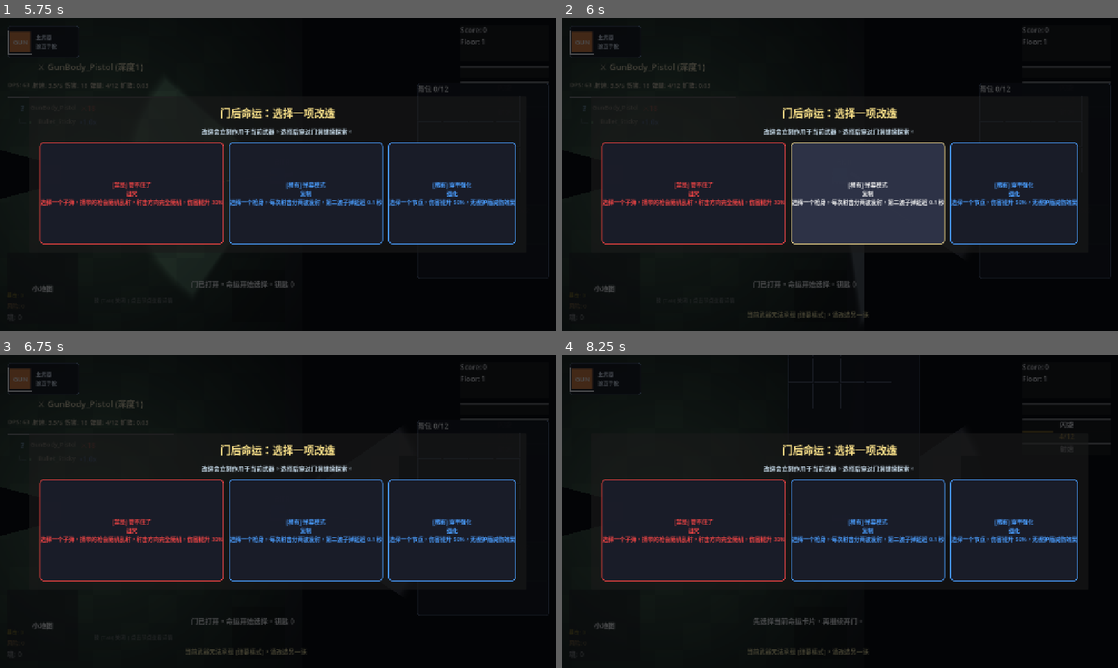
Above: before the commit, frames 1-4 (two rows, left to right).
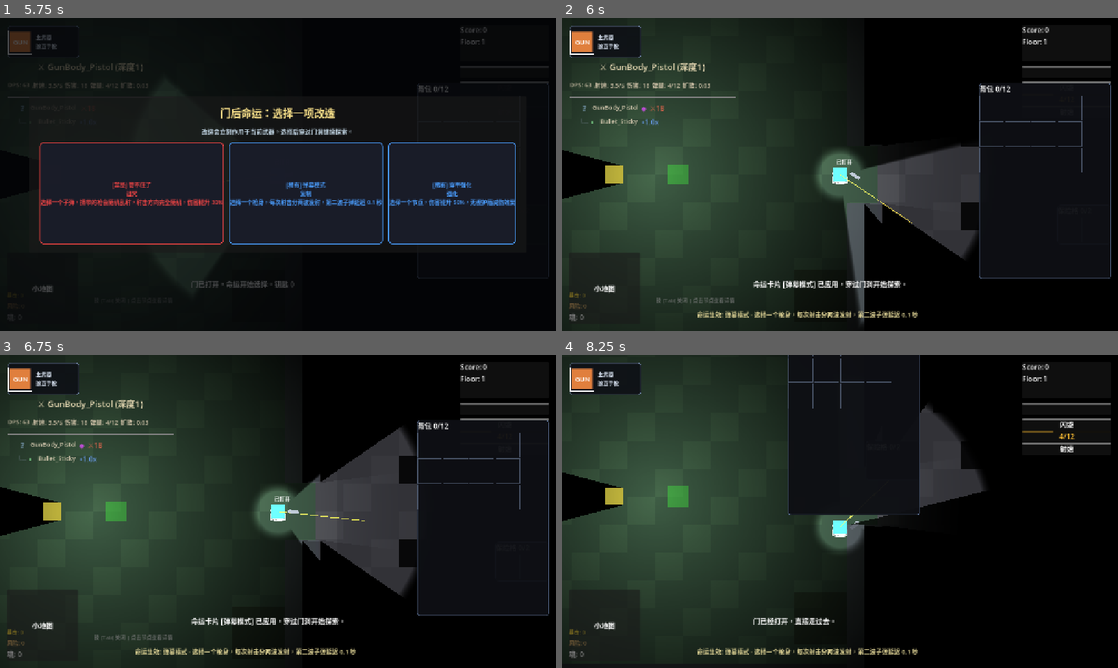
Above: after the commit, the same moments.

Repository: summercard/ShellStorm2
Game: Godot game, scene res://scenes/BaseMenu.tscn
The game is run twice, just before and just after one commit, with the same random seed, the same clock (stepped at 60 frames per second) and the same inputs.
Inputs (mouse positions are in pixels of both pictures, inside the frame that each line leads up to):
- Up to frame 1 (5.75 s): click "进入任务" at 0.5 s; tap Enter at 1.25 s; move the mouse to (400, 158) at 1.27 s; hold D (move_right) 1.28-2 s; tap Shift (dash) at 1.35 s; click (400, 158) at 1.42 s; drag from (166, 190) to (350, 174) at 2.02 s; move the mouse to (333, 105) at 2.77 s; press the mouse at (333, 105) at 2.78 s; hold D (move_right) 2.78-3.5 s; release the mouse at (333, 105) at 3.5 s; drag from (250, 237) to (283, 174) at 3.52 s; tap Space at 4.25 s; move the mouse to (444, 221) at 4.27 s; hold A (move_left) 4.28-5 s; tap I at 4.35 s; click "[禁忌] 管不住了 诅咒 选择一个子弹，携带的枪会随机乱射…" at 5 s
- Up to frame 2 (6 s): click "[稀有] 弹幕模式 复制 选择一个枪身，每次射击分两波发射…" at 5.75 s
- Up to frame 3 (6.75 s): click (450, 530) at 6.5 s, where only the run before the commit has a clickable "[稀有] 穿甲强化 强化 选择一个节点，伤害提升 50%，…"
- Up to frame 4 (8.25 s): tap Enter at 7.25 s; drag from (1067, 567) to (878, 464) at 7.27 s; tap Space at 8 s; move the mouse to (906, 464) at 8.02 s; hold S (move_down) from 8.03 s (still down); tap Tab at 8.1 s; click (906, 464) at 8.17 s

Frame 1 is identical in both runs. In frame 2, 43% of the frame differs, in the area x 0-99%, y 0-100%; in frame 3, 43%; in frame 4, 46%, in the area x 0-99%, y 0-97%.

Commit message:
feat: 补全命运卡片引擎6个缺失handler（弹跳/连锁/炮台/复制/融合/换弹爆炸）轮次274

Diff:
--- a/src/weapons/FateCardEngine.gd
+++ b/src/weapons/FateCardEngine.gd
@@ -103,6 +103,18 @@
 			result = _apply_mutate_to_homing(card, tree, target_nodes)
 		FateCard.EffectAction.MUTATE_TO_LIVING:
 			result = _apply_mutate_to_living(card, tree, target_nodes)
+		FateCard.EffectAction.MUTATE_TO_BOUNCE:
+			result = _apply_mutate_to_bounce(card, tree, target_nodes)
+		FateCard.EffectAction.MUTATE_TO_CHAIN:
+			result = _apply_mutate_to_chain(card, tree, target_nodes)
+		FateCard.EffectAction.MUTATE_TO_TURRET_ON_LAND:
+			result = _apply_mutate_to_turret(card, tree, target_nodes)
+		FateCard.EffectAction.COPY_NODE:
+			result = _apply_copy_node(card, tree, target_nodes)
+		FateCard.EffectAction.FUSE_DAMAGE:
+			result = _apply_fuse_damage(card, tree, target_nodes)
+		FateCard.EffectAction.EXPLODE_ON_RELOAD:
+			result = _apply_explode_on_reload(card, tree, target_nodes)
 		FateCard.EffectAction.EVERY_NTH_FIRE:
 			result = _apply_every_nth_fire(card, tree, target_nodes)
 		FateCard.EffectAction.CRIT_ON_KILL:
@@ -586,6 +598,221 @@
 	return result
 
 
+## ===== 效果执行：MUTATE_TO_BOUNCE =====
+## 子弹变弹跳弹（弹跳弹）
+static func _apply_mutate_to_bounce(
+	card: FateCard, tree: WeaponAssemblyTree, targets: Array[AssemblyNode]
+) -> ApplyResult:
+	var result: ApplyResult = ApplyResult.new()
+	if targets.is_empty():
+		result.error = ApplyError.NO_TARGET
+		return result
+
+	var target: AssemblyNode = targets[0]
+	var bounce_count: int = card.effect.get("bounce_count", 3)
+	var bounce_walls: bool = card.effect.get("bounce_walls", true)
+	var damage_scale: float = card.effect.get("damage_scale", 0.85)
+
+	var stats: Dictionary = target.get_base_stats()
+	stats["bounce"] = true
+	stats["bounce_count"] = bounce_count
+	stats["bounce_walls"] = bounce_walls
+	stats["bounce_damage_scale"] = damage_scale
+	target.set_base_stats(stats)
+	target.tags.append("Fate.Bounce")
+	tree.refresh_stats()
+
+	result.success = true
+	_fate_audio_card_applied()
+	result.modified_nodes = [target]
+	result.effect_value = bounce_count
+	result.message = "Set bounce (count=%d) on %s" % [bounce_count, target.node_name]
+	return result
+
+
+## ===== 效果执行：MUTATE_TO_CHAIN =====
+## 子弹变连锁闪电（连锁闪电）
+static func _apply_mutate_to_chain(
+	card: FateCard, tree: WeaponAssemblyTree, targets: Array[AssemblyNode]
+) -> ApplyResult:
+	var result: ApplyResult = ApplyResult.new()
+	if targets.is_empty():
+		result.error = ApplyError.NO_TARGET
+		return result
+
+	var target: AssemblyNode = targets[0]
+	var chain_count: int = card.effect.get("chain_count", 3)
+	var chain_range: float = card.effect.get("chain_range", 150.0)
+	var chain_damage_scale: float = card.effect.get("chain_damage_scale", 0.7)
+
+	var stats: Dictionary = target.get_base_stats()
+	stats["chain_lightning"] = true
+	stats["chain_count"] = chain_count
+	stats["chain_range"] = chain_range
+	stats["chain_damage_scale"] = chain_damage_scale
+	target.set_base_stats(stats)
+	target.tags.append("Fate.ChainLightning")
+	tree.refresh_stats()
+
+	result.success = true
+	_fate_audio_card_applied()
+	result.modified_nodes = [target]
+	result.effect_value = chain_count
+	result.message = "Set chain lightning (count=%d, range=%.0f) on %s" % [chain_count, chain_range, target.node_name]
+	return result
+
+
+## ===== 效果执行：MUTATE_TO_TURRET_ON_LAND =====
+## 子弹落地生成炮台（落地炮台）
+static func _apply_mutate_to_turret(
+	card: FateCard, tree: WeaponAssemblyTree, targets: Array[AssemblyNode]
+) -> ApplyResult:
+	var result: ApplyResult = ApplyResult.new()
+	if targets.is_empty():
+		result.error = ApplyError.NO_TARGET
+		return result
+
+	var target: AssemblyNode = targets[0]
+	var turret_duration: float = card.effect.get("turret_duration", 8.0)
+	var turret_fire_rate: float = card.effect.get("turret_fire_rate", 2.0)
+
+	var stats: Dictionary = target.get_base_stats()
+	stats["spawn_turret_on_land"] = true
+	stats["turret_duration"] = turret_duration
+	stats["turret_fire_rate"] = turret_fire_rate
+	target.set_base_stats(stats)
+	target.tags.append("Fate.Turret")
+	tree.refresh_stats()
+
+	result.success = true
+	_fate_audio_card_applied()
+	result.modified_nodes = [target]
+	result.effect_value = turret_duration
+	result.message = "Set turret-on-land (duration=%.1fs, rate=%.1f) on %s" % [turret_duration, turret_fire_rate, target.node_name]
+	return result
+
+
+## ===== 效果执行：COPY_NODE =====
+## 复制节点（弹幕模式）
+static func _apply_copy_node(
+	card: FateCard, tree: WeaponAssemblyTree, targets: Array[AssemblyNode]
+) -> ApplyResult:
+	var result: ApplyResult = ApplyResult.new()
+	if targets.is_empty():
+		result.error = ApplyError.NO_TARGET
+		return result
+
+	var target: AssemblyNode = targets[0]
+	var copy_fire_delay: float = card.effect.get("copy_fire_delay", 0.1)
+	var second_wave_damage_scale: float = card.effect.get("second_wave_damage_scale", 0.6)
+
+	var stats: Dictionary = target.get_base_stats()
+	stats["copy_fire"] = true
+	stats["copy_fire_delay"] = copy_fire_delay
+	stats["second_wave_damage_scale"] = second_wave_damage_scale
+	target.set_base_stats(stats)
+	target.tags.append("Fate.CopyFire")
+	tree.refresh_stats()
+
+	result.success = true
+	_fate_audio_card_applied()
+	result.modified_nodes = [target]
+	result.effect_value = copy_fire_delay
+	result.message = "Set copy fire (delay=%.2fs) on %s" % [copy_fire_delay, target.node_name]
+	return result
+
+
+## ===== 效果执行：FUSE_DAMAGE =====
+## 伤害融合（火焰子弹 / 冰霜子弹 / 剧毒子弹）
+## 根据 damage_type 写入子弹属性，Bullet.gd 读取并应用对应视觉/行为
+static func _apply_fuse_damage(
+	card: FateCard, tree: WeaponAssemblyTree, targets: Array[AssemblyNode]
+) -> ApplyResult:
+	var result: ApplyResult = ApplyResult.new()
+	if targets.is_empty():
+		result.error = ApplyError.NO_TARGET
+		return result
+
+	var target: AssemblyNode = targets[0]
+	var damage_type: String = card.effect.get("damage_type", "fire")
+	var dot_damage_per_sec: float = card.effect.get("dot_damage_per_sec", 0.08)
+	var dot_duration: float = card.effect.get("dot_duration", 3.0)
+	var freeze_duration: float = card.effect.get("freeze_duration", 0.5)
+	var freeze_duration_elite: float = card.effect.get("freeze_duration_elite", 0.25)
+	var dot_damage_per_stack: float = card.effect.get("dot_damage_per_stack", 0.05)
+	var max_stacks: int = card.effect.get("max_stacks", 5)
+	var dot_tick_rate: float = card.effect.get("dot_tick_rate", 1.0)
+
+	var stats: Dictionary = target.get_base_stats()
+	stats["fuse_damage"] = true
+	stats["fuse_damage_type"] = damage_type
+	# 通用 DOT 参数
+	stats["dot_damage_per_sec"] = dot_damage_per_sec
+	stats["dot_duration"] = dot_duration
+	stats["dot_damage_per_stack"] = dot_damage_per_stack
+	stats["max_stacks"] = max_stacks
+	stats["dot_tick_rate"] = dot_tick_rate
+	# 冰冻参数
+	stats["freeze_duration"] = freeze_duration
+	stats["freeze_duration_elite"] = freeze_duration_elite
+	target.set_base_stats(stats)
+
+	# 视觉标签 + 视觉特效写入
+	match damage_type:
+		"fire":
+			target.tags.append("Fate.Fire")
+			target.tags.append("Fate.FuseDamage")
+		"ice":
+			target.tags.append("Fate.Ice")
+			target.tags.append("Fate.FuseDamage")
+		"poison":
+			target.tags.append("Fate.Poison")
+			target.tags.append("Fate.FuseDamage")
+		_:
+			target.tags.append("Fate.FuseDamage")
+
+	tree.refresh_stats()
+
+	result.success = true
+	_fate_audio_card_applied()
+	result.modified_nodes = [target]
+	result.effect_value = 1.0
+	result.message = "Set fuse damage (type=%s) on %s" % [damage_type, target.node_name]
+	return result
+
+
+## ===== 效果执行：EXPLODE_ON_RELOAD =====
+## 换弹爆炸（诅咒）
+static func _apply_explode_on_reload(
+	card: FateCard, tree: WeaponAssemblyTree, targets: Array[AssemblyNode]
+) -> ApplyResult:
+	var result: ApplyResult = ApplyResult.new()
+	if targets.is_empty():
+		result.error = ApplyError.NO_TARGET
+		return result
+
+	var target: AssemblyNode = targets[0]
+	var explosion_radius: float = card.effect.get("explosion_radius", 150.0)
+	var explosion_damage_scale: float = card.effect.get("explosion_damage_scale", 0.8)
+	var reload_penalty: float = card.effect.get("reload_penalty", 0.5)
+
+	var stats: Dictionary = target.get_base_stats()
+	stats["explode_on_reload"] = true
+	stats["explosion_radius"] = explosion_radius
+	stats["explosion_damage_scale"] = explosion_damage_scale
+	stats["reload_penalty"] = reload_penalty
+	target.set_base_stats(stats)
+	target.tags.append("Fate.CurseReload")
+	tree.refresh_stats()
+
+	result.success = true
+	_fate_audio_card_applied()
+	result.modified_nodes = [target]
+	result.effect_value = explosion_radius
+	result.message = "Set explode-on-reload (radius=%.0f) on %s" % [explosion_radius, target.node_name]
+	return result
+
+
 ## ===== 效果执行：EVERY_NTH_FIRE =====
 ## 每第N发触发特殊效果
 static func _apply_every_nth_fire(
Not shown, changed: .dev-cycle/cycle-state.json
Not shown, added: .dev-cycle/dev-log-274.md
